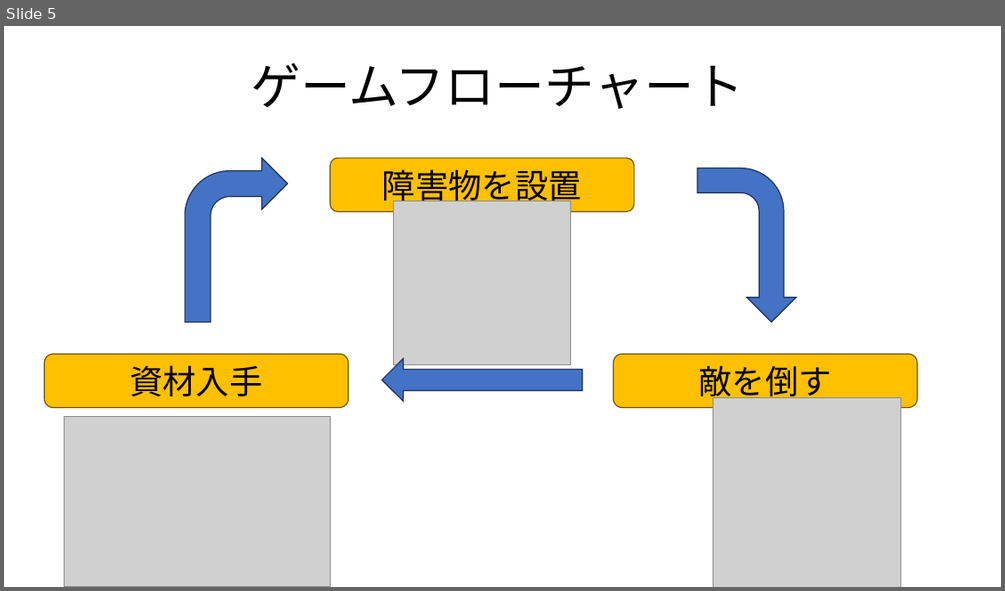
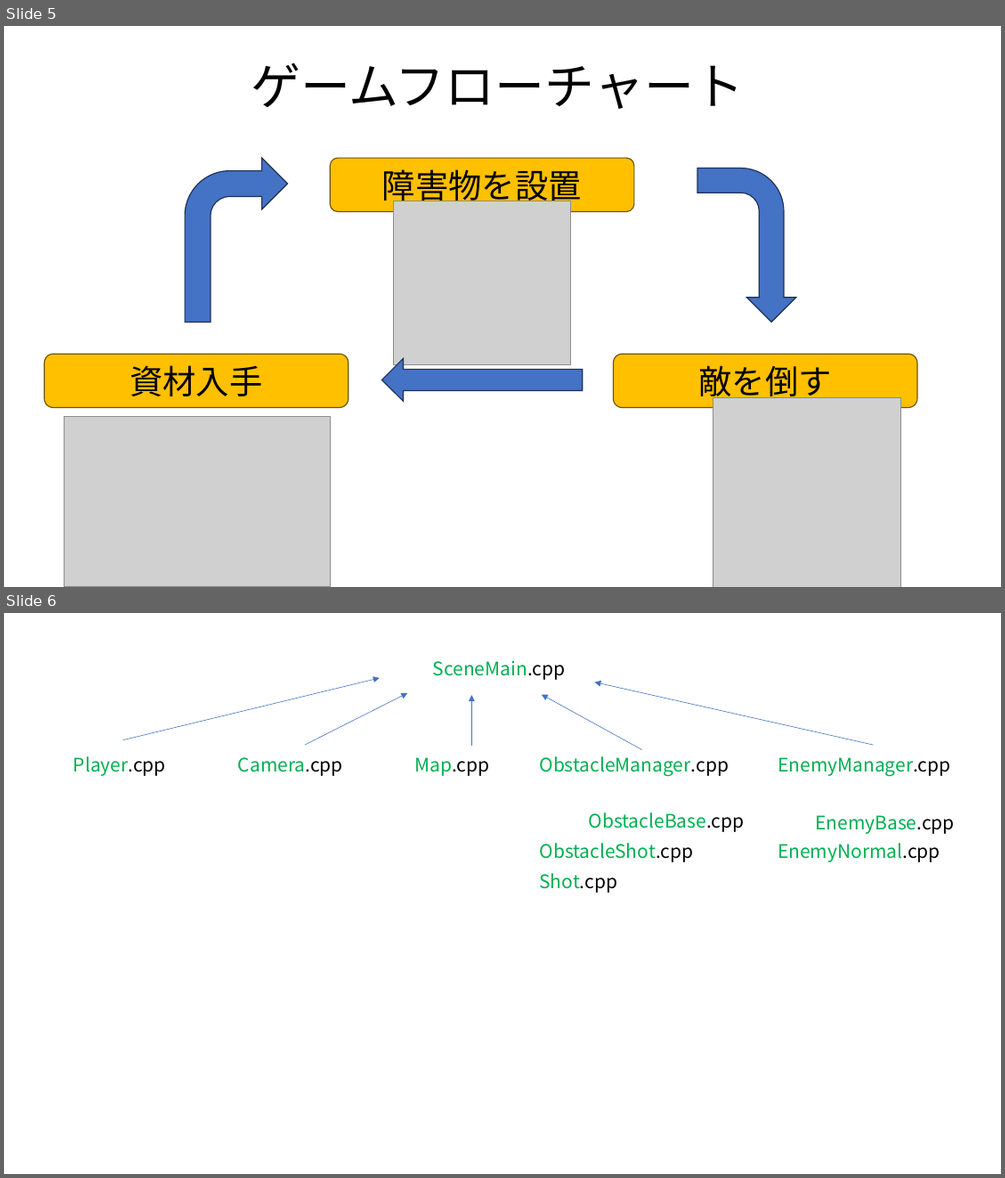
Before and after one commit to sayudesu/RbotWorld, a slide deck: TowerOfDefense.pptx. Shown one above the other, each under a label of ours: slide 5 before the commit, slides 5 and 6 after it. The pictures are 1005x591 and 1005x1178 pixels, drawn with LibreOffice and Linux fonts; fonts in the diff are those of the drawing; grey boxes stand for pictures. Boxes give left, top, right and bottom in pixels: in the first picture for what was removed or moved away, otherwise in the second. Text is boxed around its words. In the diff, an @@ line names an element or a change of style, - is before the commit and + after.

```diff
--- a/TowerOfDefense.pptx
+++ b/TowerOfDefense.pptx
@@ slide 6 added at <box>4,613,1001,1174</box>, background #FFFFFF @@
@@ text added at <box>433,661,566,680</box>, 18 pt, text #00B050 @@
+SceneMain.cpp
@@ arrow added from (123, 740) to (380, 678), #4472C4 0.5 pt @@
@@ arrow added from (874, 745) to (595, 682), #4472C4 0.5 pt @@
@@ arrow added from (305, 745) to (408, 693), #4472C4 0.5 pt @@
@@ arrow added from (471, 746) to (471, 695), #4472C4 0.5 pt @@
@@ arrow added from (642, 750) to (542, 695), #4472C4 0.5 pt @@
@@ text added at <box>73,756,166,776</box>, 18 pt, text #00B050 @@
+Player.cpp
@@ text added at <box>238,757,343,776</box>, 18 pt, text #00B050 @@
+Camera.cpp
@@ text added at <box>415,757,490,776</box>, 18 pt, text #000000 @@
+Map.cpp
@@ text added at <box>539,756,728,776</box>, 18 pt, text #00B050 @@
+ObstacleManager.cpp
@@ text added at <box>777,757,950,776</box>, 18 pt, text #00B050 @@
+EnemyManager.cpp
@@ text added at <box>589,812,744,832</box>, 18 pt, text #00B050 @@
+ObstacleBase.cpp
@@ text added at <box>815,815,955,834</box>, 18 pt, text #00B050 @@
+EnemyBase.cpp
@@ text added at <box>539,843,693,862</box>, 18 pt, text #00B050 @@
+ObstacleShot.cpp
@@ text added at <box>777,843,940,862</box>, 18 pt, text #00B050 @@
+EnemyNormal.cpp
@@ text added at <box>539,873,617,892</box>, 18 pt, text #00B050 @@
+Shot.cpp
```
Also in this commit, not shown: 1 slide changed, 5 other files.
